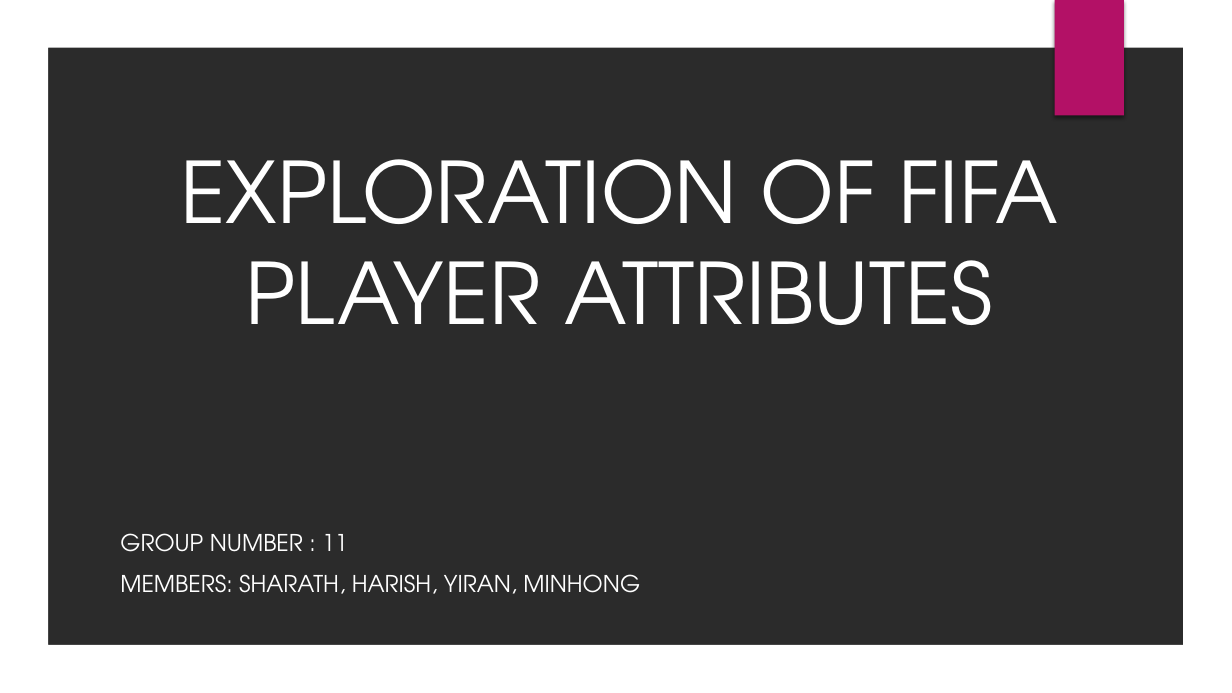
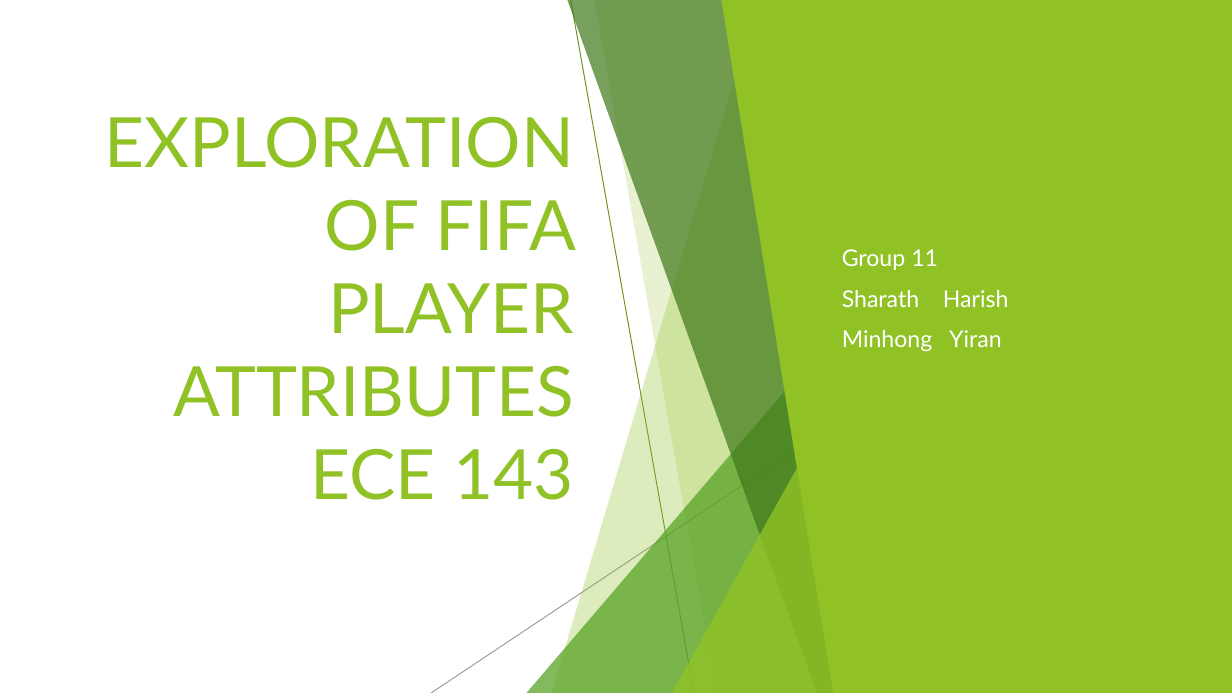
Before and after one commit to sharax/ECE_143_Group_11, a slide deck: slide 1 of ECE_143.pptx. Drawn at 1232x693 pixels with LibreOffice and Linux fonts; fonts in the diff are those of the drawing; background and template pictures are left out; a plain dark background stands for a picture behind light text. Boxes give left, top, right and bottom in pixels: in the first picture for what was removed or moved away, otherwise in the second. Text is boxed around its words. In the diff, an @@ line names an element or a change of style, - is before the commit and + after.

```diff
--- a/ECE_143.pptx
+++ b/ECE_143.pptx
@@ background picture (left out) to #FFFFFF @@
@@ freeform shape removed at (x1=0, y1=0, x2=1232, y2=693) @@
@@ group added at (x1=0, y1=0, x2=1232, y2=693): 5 freeform shapes, 3 triangles, 2 lines @@
@@ rectangle added at (x1=0, y1=0, x2=1232, y2=693), fill #FFFFFF @@
@@ freeform shape added at (x1=721, y1=0, x2=1232, y2=693), fill #90C226 @@
@@ rectangle removed at (x1=1055, y1=0, x2=1124, y2=116) @@
@@ title "EXPLORATION OF FIFA PLAYER ATTRIBUTES ..." at (x1=105, y1=116, x2=577, y2=500): vertical alignment bottom to middle @@
@@ title at (x1=105, y1=116, x2=577, y2=500): text changed; size 66 to 54 pt; font TeX Gyre Adventor to Lato; text colour #FFFFFF to #90C226 @@
-EXPLORATION OF FIFA PLAYER ATTRIBUTES
+EXPLORATION OF FIFA PLAYER ATTRIBUTES
+ECE 143
@@ subtitle "Group 11" at (x1=842, y1=249, x2=1009, y2=352): vertical alignment top to middle @@
@@ subtitle at (x1=842, y1=249, x2=1009, y2=352): text changed; font TeX Gyre Adventor to Lato @@
-GROUP NUMBER : 11
-MEMBERS: SHARATH, HARISH, YIRAN, MINHONG
+Group 11
+Sharath Harish
+Minhong Yiran
@@ group added at (x1=432, y1=0, x2=913, y2=693): 3 freeform shapes, 2 lines, 2 triangles @@
```
Also in this commit, not shown: 11 other slides changed, 6 slides added, 7 slides removed.
